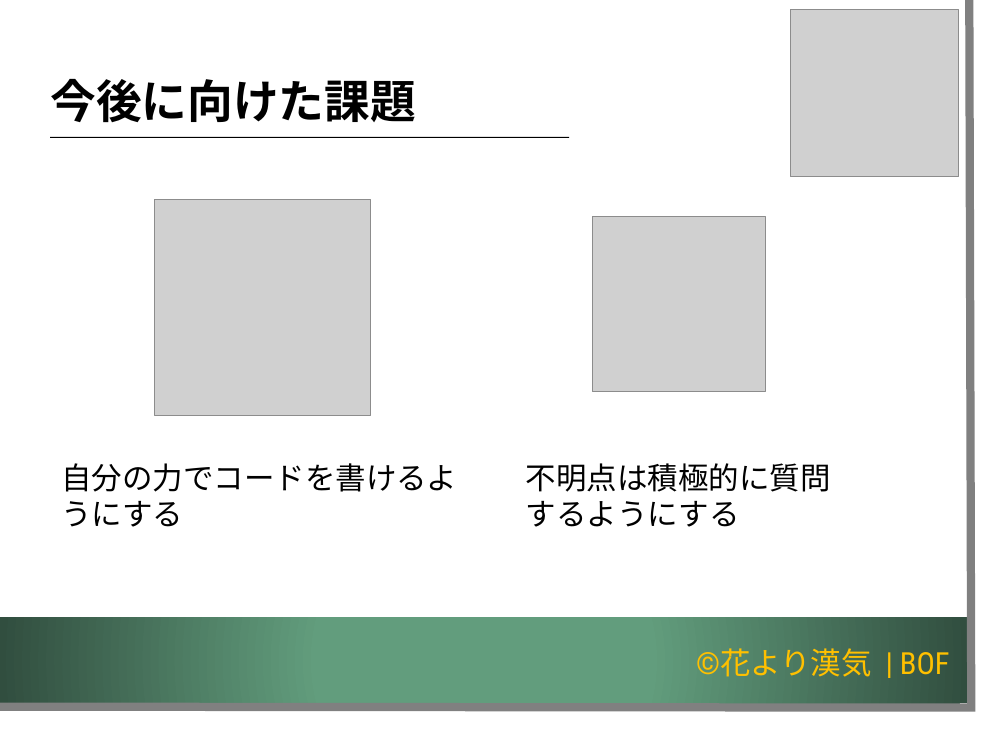
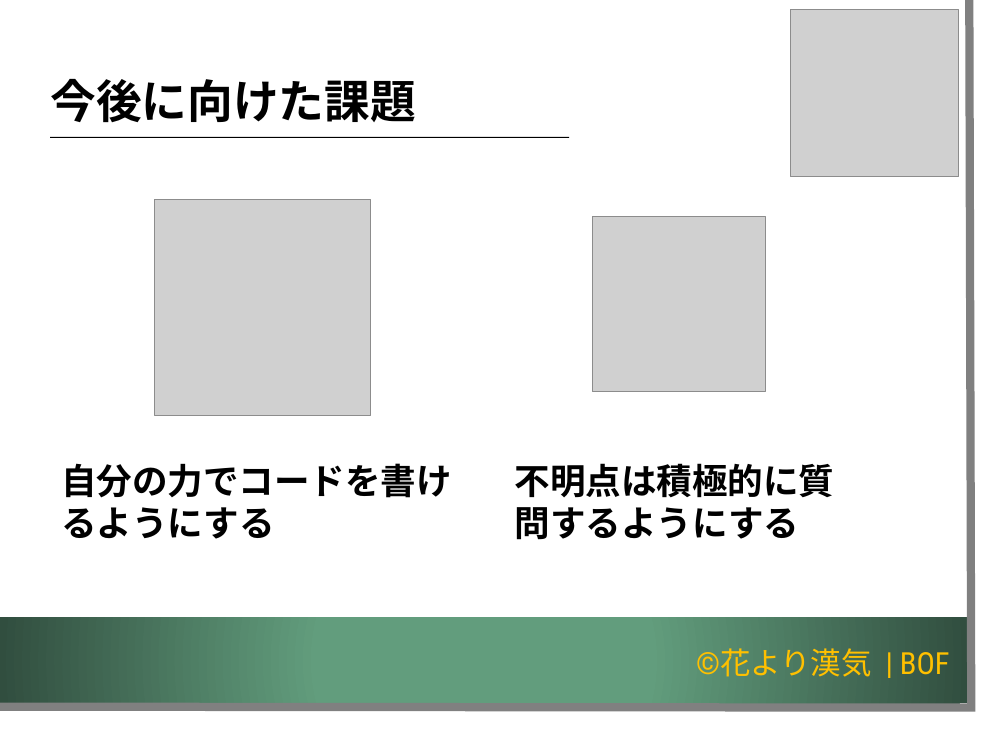
Before and after one commit to K-MIGTA/hanayoriRepo, a slide deck: slide 26 of 成果報告会_発表用スライド_チーム開発演習編集版_1.2.pptx. Drawn at 1008x756 pixels with LibreOffice and Linux fonts; fonts in the diff are those of the drawing; grey boxes stand for pictures; background and template pictures are left out. Boxes give left, top, right and bottom in pixels: in the first picture for what was removed or moved away, otherwise in the second. Text is boxed around its words. In the diff, an @@ line names an element or a change of style, - is before the commit and + after.

```diff
--- a/成果報告会_発表用スライド_チーム開発演習編集版_1.2.pptx
+++ b/成果報告会_発表用スライド_チーム開発演習編集版_1.2.pptx
@@ text "自分の力でコードを書けるようにする" at box(61, 463, 452, 539): size 24 to 28 pt, bold on @@
@@ text "不明点は積極的に質問するようにする" at box(515, 463, 835, 540): size 24 to 28 pt, bold on @@
@@ text "不明点は積極的に質問するようにする": place and size @@
-text "不明点は積極的に質問するようにする" at box(526, 463, 831, 527)
+text "不明点は積極的に質問するようにする" at box(515, 463, 835, 540)
```
Also in this commit, not shown: 13 other slides changed.
